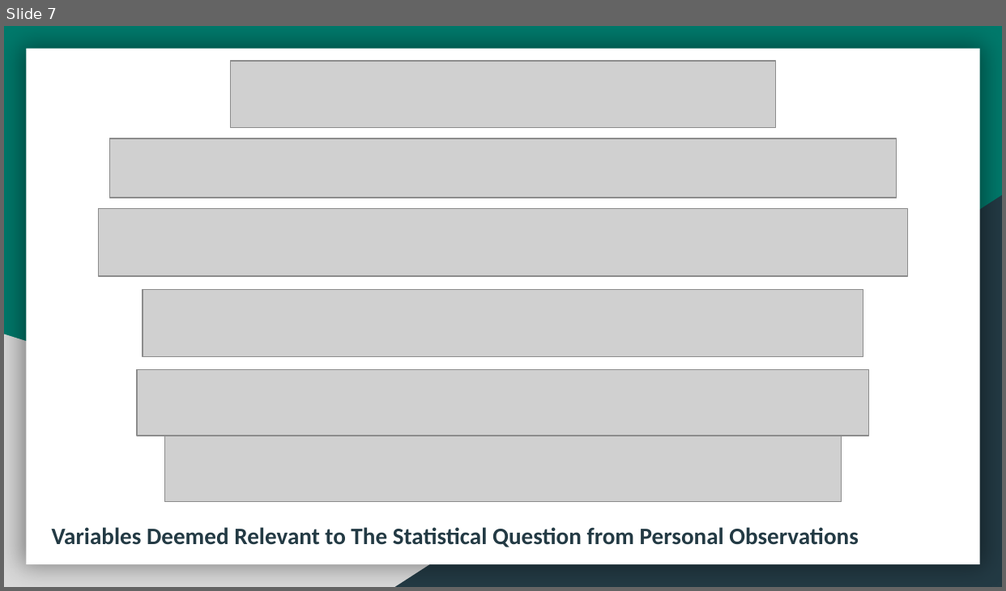
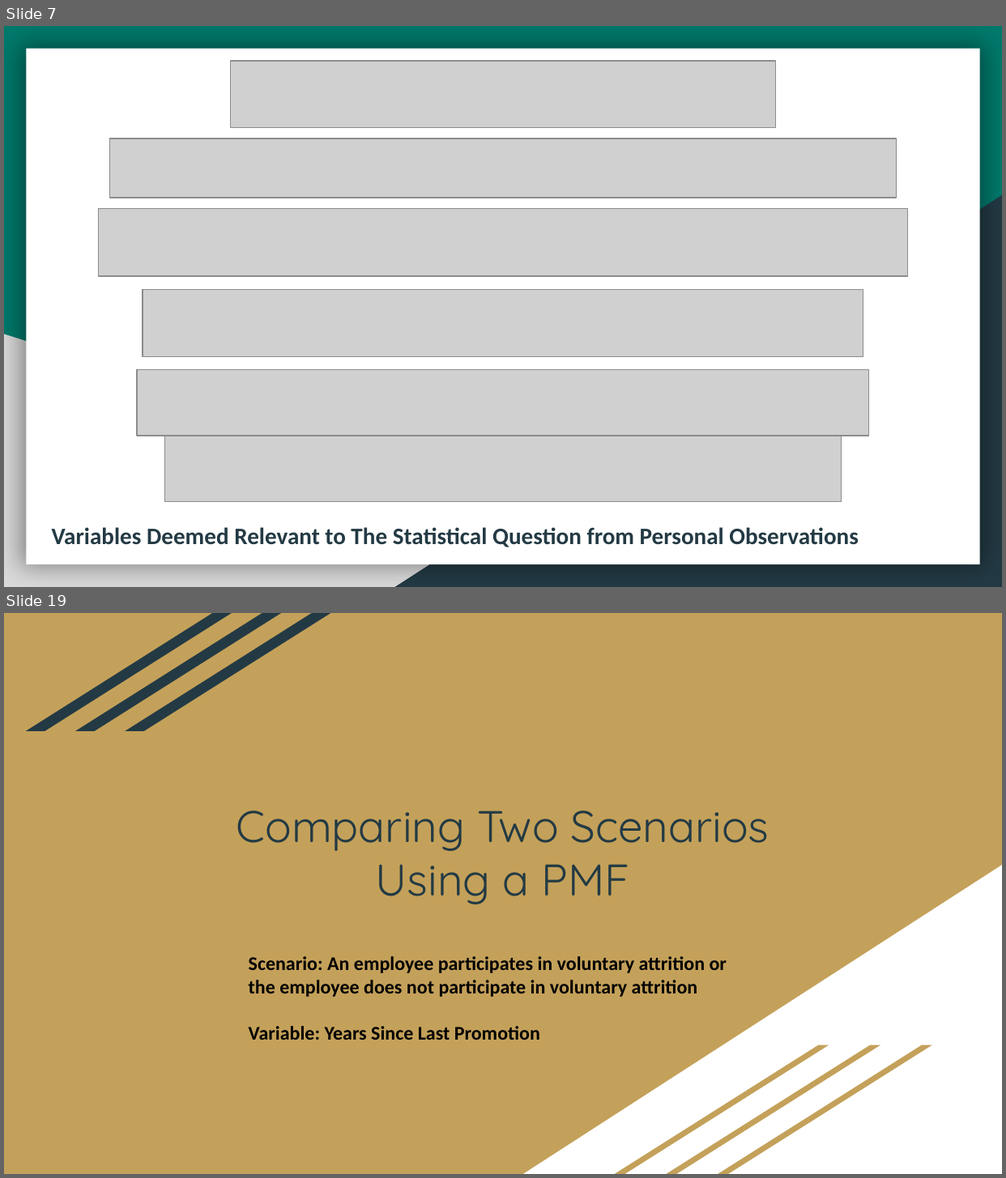
Before and after one commit to phillipseb/DSC530, a slide deck: ThinkStats2-master/final/Employee Attrition - DSC530 Final.pptx. Shown one above the other, each under a label of ours: slide 7 before the commit, slides 7 and 19 after it; the slides between them are not shown. The pictures are 1006x591 and 1006x1178 pixels, drawn with LibreOffice and Linux fonts; fonts in the diff are those of the drawing; grey boxes stand for pictures. Boxes give left, top, right and bottom in pixels: in the first picture for what was removed or moved away, otherwise in the second. Text is boxed around its words. In the diff, an @@ line names an element or a change of style, - is before the commit and + after.

```diff
--- a/ThinkStats2-master/final/Employee Attrition - DSC530 Final.pptx
+++ b/ThinkStats2-master/final/Employee Attrition - DSC530 Final.pptx
@@ slide 19 added at (4,613,1002,1174), background #C4A15A @@
@@ parallelogram added at (26,613,232,730), fill #233A44 @@
@@ parallelogram added at (74,613,280,730), fill #233A44 @@
@@ parallelogram added at (125,613,330,730), fill #233A44 @@
@@ title added at (236,811,769,905), 32 pt, text #233A44 @@
+Comparing Two Scenarios Using a PMF
@@ right triangle added at (523,866,1002,1174), fill #FFFFFF @@
@@ text added at (249,956,727,1040), 14 pt, text #000000, bold @@
+Scenario: An employee participates in voluntary attrition or the employee does not participate in voluntary attrition
+Variable: Years Since Last Promotion
@@ parallelogram added at (615,1045,829,1174), fill #C4A15A @@
@@ parallelogram added at (667,1045,881,1174), fill #C4A15A @@
@@ parallelogram added at (718,1045,932,1174), fill #C4A15A @@
```
Also in this commit, not shown: 1 slide changed, 29 other slides added.
